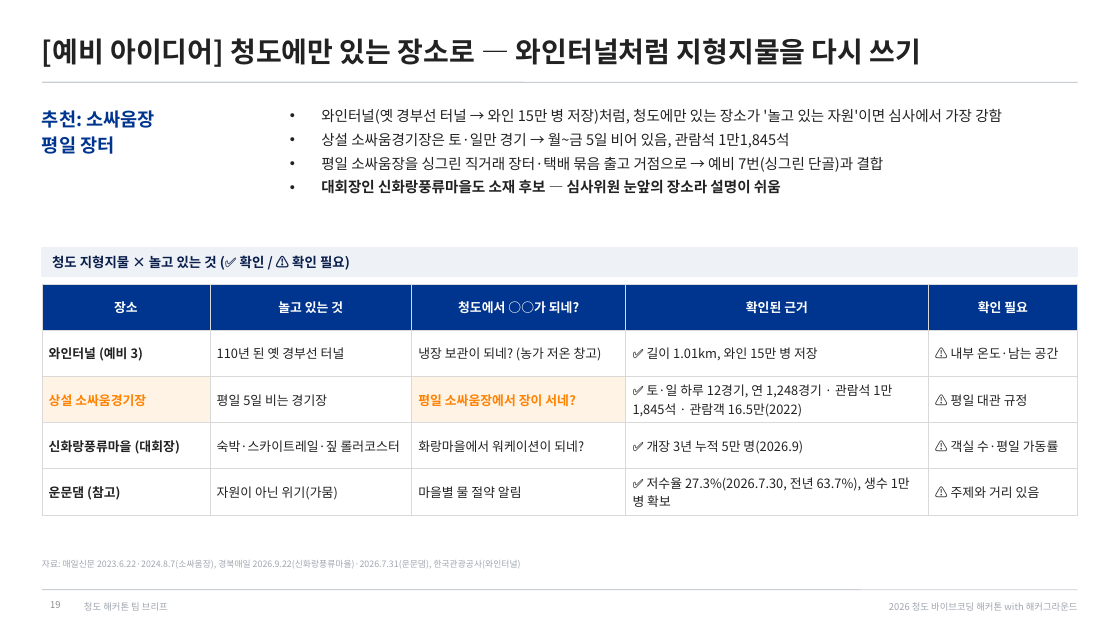
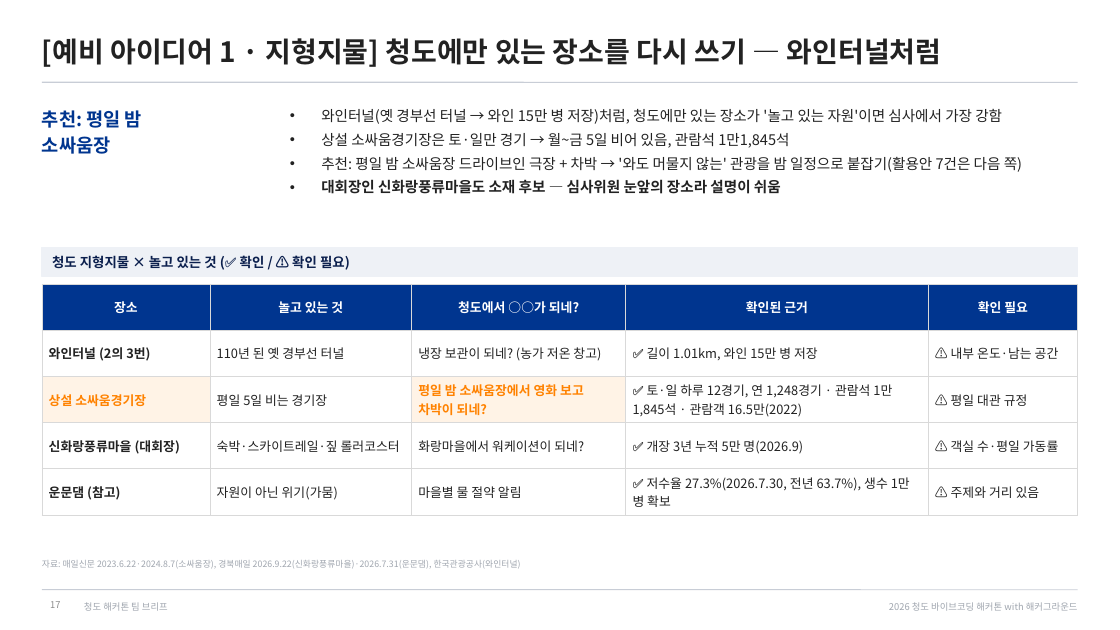
Before and after one commit to fordgril307-wq/Cheongdo_Hackathon, a slide deck: slide 17 of docs/team-brief/청도해커톤_팀브리프.pptx (slide 19 before the commit). Drawn at 1120x630 pixels with LibreOffice and Linux fonts; fonts in the diff are those of the drawing. Boxes give left, top, right and bottom in pixels: in the first picture for what was removed or moved away, otherwise in the second. Text is boxed around its words. In the diff, an @@ line names an element or a change of style, - is before the commit and + after.

```diff
--- a/docs/team-brief/청도해커톤_팀브리프.pptx
+++ b/docs/team-brief/청도해커톤_팀브리프.pptx
@@ title at <box>42,38,942,67</box>: text changed @@
-[예비 아이디어] 청도에만 있는 장소로 — 와인터널처럼 지형지물을 다시 쓰기
+[예비 아이디어 1 · 지형지물] 청도에만 있는 장소를 다시 쓰기 — 와인터널처럼
@@ text at <box>42,110,142,154</box>: text changed @@
-추천: 소싸움장
-평일 장터
+추천: 평일 밤
+소싸움장
@@ text at <box>321,157,1022,172</box>: text changed @@
-• 평일 소싸움장을 싱그린 직거래 장터·택배 묶음 출고 거점으로 → 예비 7번(싱그린 단골)과 결합
+• 추천: 평일 밤 소싸움장 드라이브인 극장 + 차박 → '와도 머물지 않는' 관광을 밤 일정으로 붙잡기(활용안 7건은 다음 쪽)
@@ table at <box>42,284,1078,511</box> @@
-row 2, column 1: 와인터널 (예비 3)
+row 2, column 1: 와인터널 (2의 3번)
-row 3, column 3: 평일 소싸움장에서 장이 서네?
+row 3, column 3: 평일 밤 소싸움장에서 영화 보고 차박이 되네?
@@ page number at <box>50,601,60,608</box>: text changed @@
-19
+17
```
Also in this commit, not shown: 2 other slides changed, 1 slide added, 3 other files.
